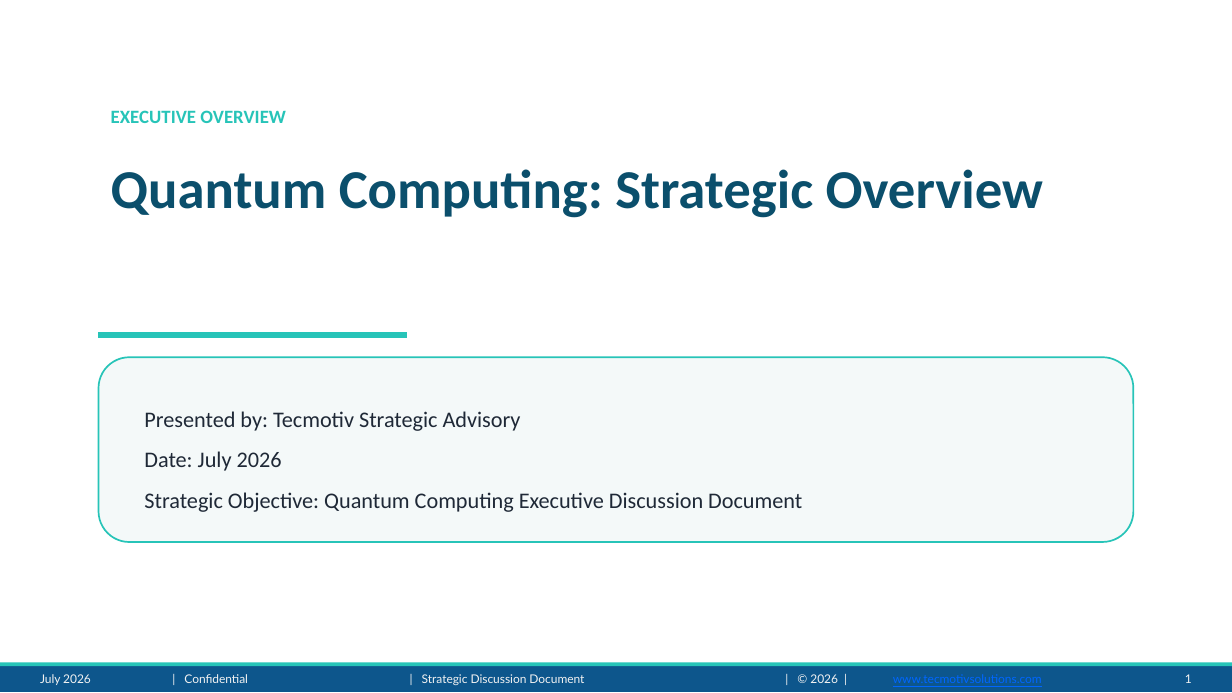
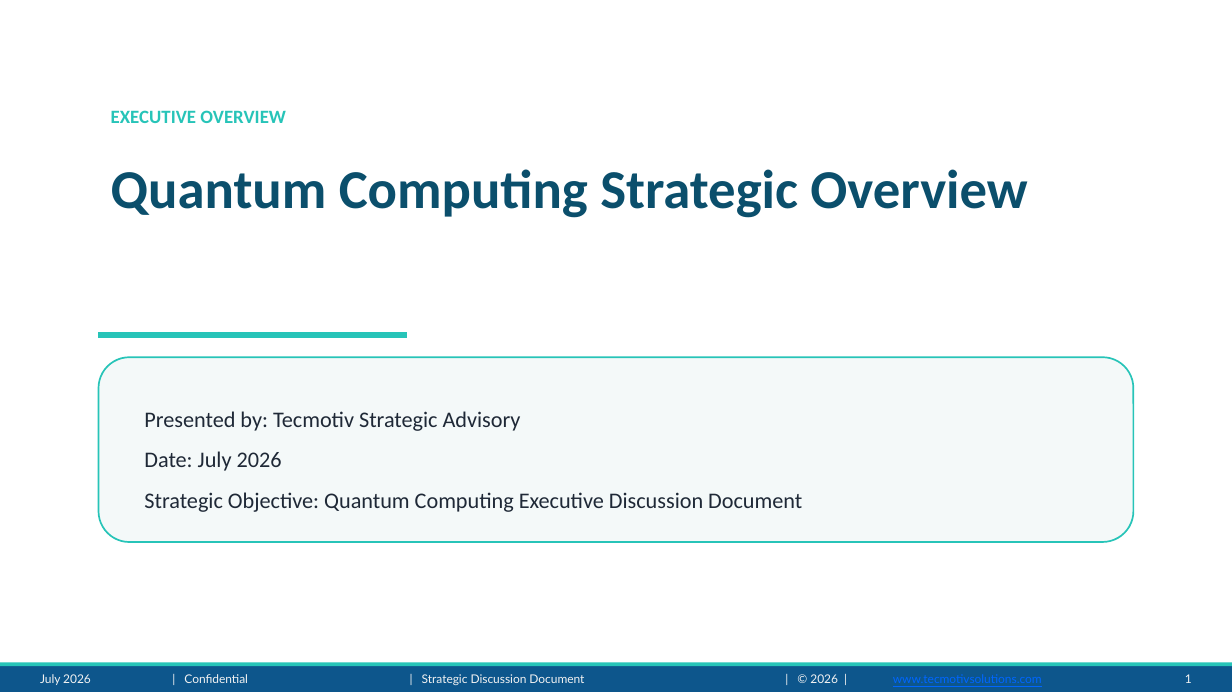
Before and after one commit to adityarana121/Presentation-Maker-agent, a slide deck: slide 1 of output/Quantum_Computing_presentation.pptx. Drawn at 1232x693 pixels with LibreOffice and Linux fonts; fonts in the diff are those of the drawing; background and template pictures are left out. Boxes give left, top, right and bottom in pixels: in the first picture for what was removed or moved away, otherwise in the second. Text is boxed around its words. In the diff, an @@ line names an element or a change of style, - is before the commit and + after.

```diff
--- a/output/Quantum_Computing_presentation.pptx
+++ b/output/Quantum_Computing_presentation.pptx
@@ text at box(111, 169, 1027, 218): text changed @@
-Quantum Computing: Strategic Overview
+Quantum Computing Strategic Overview
```
Also in this commit, not shown: 7 other slides changed, 4 other files.
